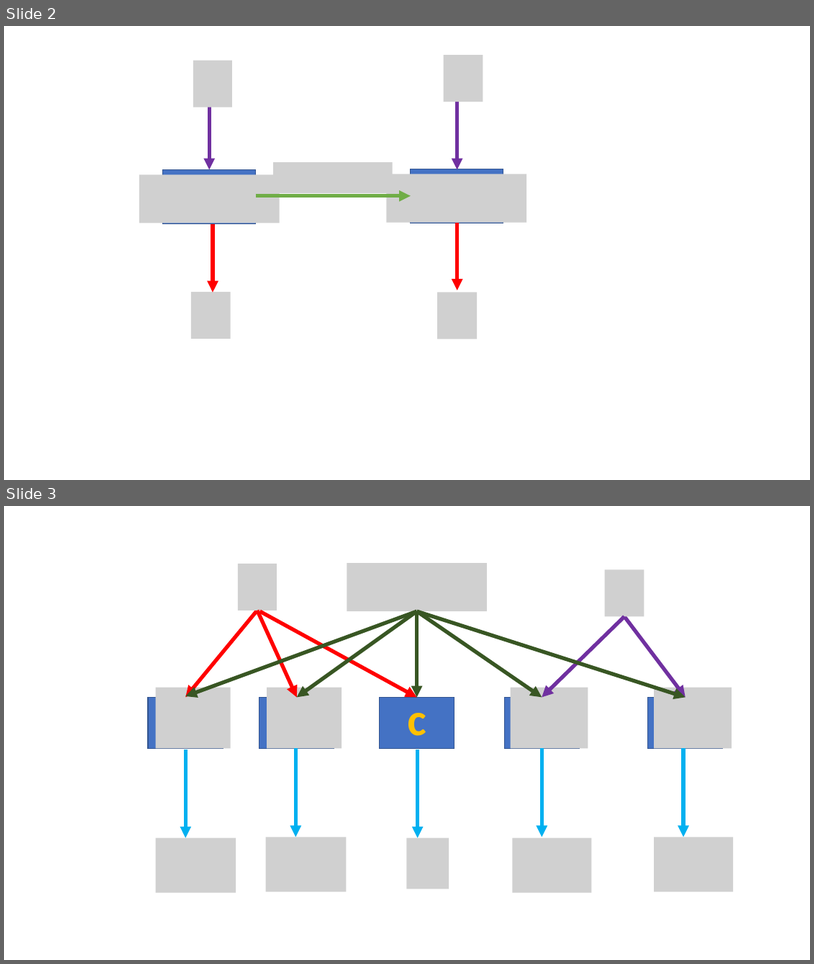
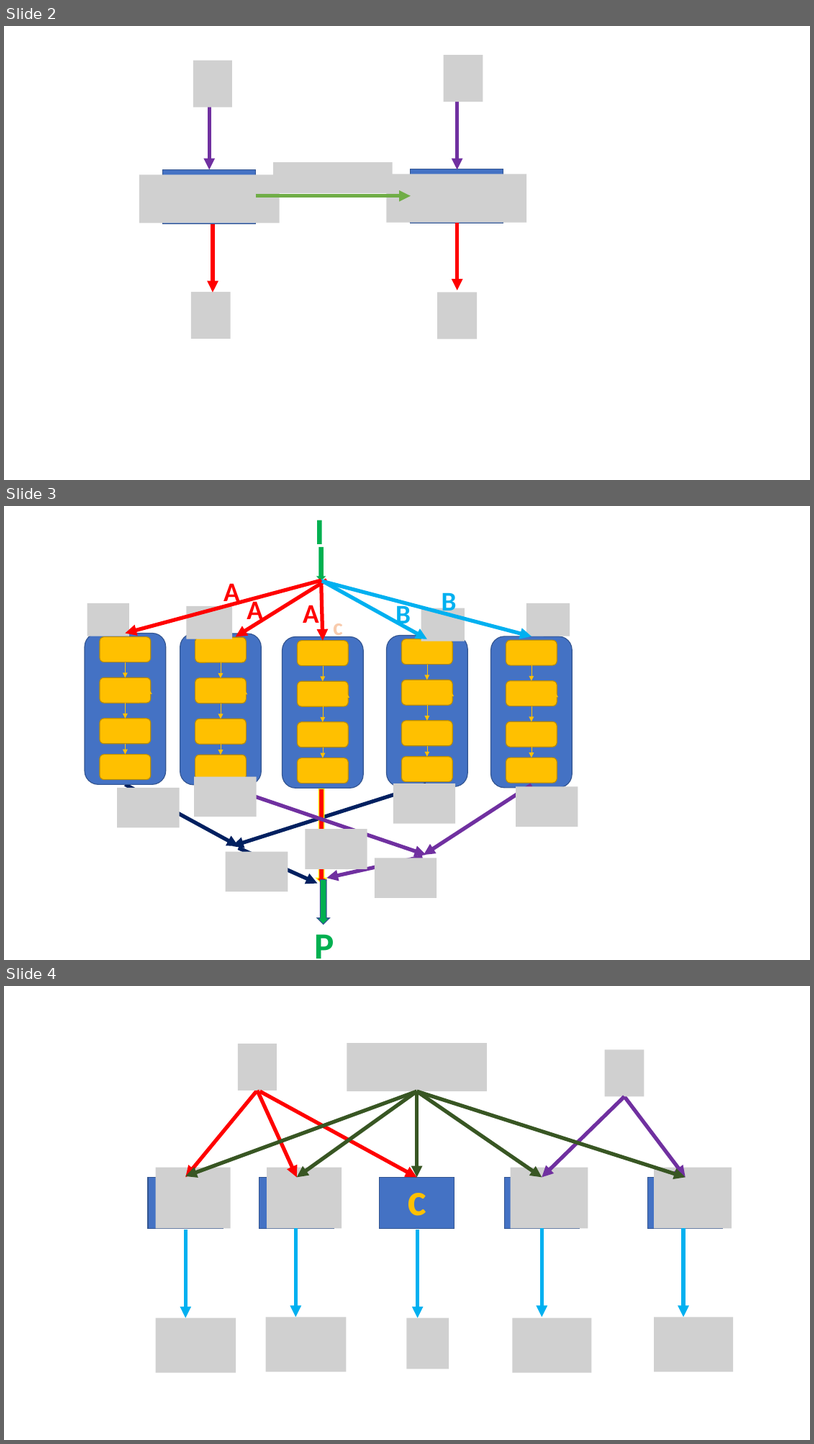
Before and after one commit to pooty3/neural-network-for-nonlocality-in-networks, a slide deck: fypfigs.pptx. Shown one above the other, each under a label of ours: slides 2 and 3 before the commit, slides 2, 3 and 4 after it. The pictures are 814x964 and 814x1444 pixels, drawn with LibreOffice and Linux fonts; fonts in the diff are those of the drawing; grey boxes stand for pictures. Boxes give left, top, right and bottom in pixels: in the first picture for what was removed or moved away, otherwise in the second. Text is boxed around its words. In the diff, an @@ line names an element or a change of style, - is before the commit and + after.

```diff
--- a/fypfigs.pptx
+++ b/fypfigs.pptx
@@ slide 3 added at [4, 506, 810, 960], background #FFFFFF @@
@@ text added at [315, 520, 325, 554], 44 pt, text #00B050, bold @@
+I
@@ down arrow added at [317, 547, 325, 580], fill #00B050, outline #00B050 1 pt @@
@@ arrow added from (322, 580) to (125, 633), #FF0000 4.5 pt @@
@@ text added at [224, 583, 240, 608], 32 pt, text #FF0000, bold @@
+A
@@ arrow added from (327, 580) to (236, 636), #FF0000 4.5 pt @@
@@ arrow added from (322, 580) to (427, 639), #00B0F0 4.5 pt @@
@@ arrow added from (322, 580) to (323, 641), #FF0000 4.5 pt @@
@@ arrow added from (322, 581) to (532, 636), #00B0F0 4.5 pt @@
@@ text added at [442, 588, 457, 618], 32 pt, text #00B0F0, bold @@
+B
@@ group added at [85, 602, 165, 784]: 5 rounded rectangles, 4 arrows, 1 picture @@
@@ group added at [180, 606, 261, 785]: 5 rounded rectangles, 4 arrows, 1 picture @@
@@ text added at [247, 597, 263, 626], 32 pt, text #FF0000, bold @@
+A
@@ text added at [303, 605, 319, 623], 32 pt, text #FF0000, bold @@
+A
@@ text added at [396, 601, 411, 631], 32 pt, text #00B0F0, bold @@
+B
@@ group added at [387, 608, 468, 787]: 5 rounded rectangles, 4 arrows, 1 picture @@
@@ group added at [491, 602, 572, 788]: 5 rounded rectangles, 4 arrows, 1 picture @@
@@ group added at [282, 623, 363, 788]: 5 rounded rectangles, 4 arrows, 1 text @@
+c
@@ arrow added from (125, 784) to (239, 846), #002060 4.5 pt @@
@@ picture added at [194, 777, 256, 816] @@
@@ arrow added from (221, 785) to (426, 854), #7030A0 4.5 pt @@
@@ arrow added from (426, 784) to (232, 846), #002060 4.5 pt @@
@@ picture added at [394, 783, 456, 823] @@
@@ arrow added from (532, 785) to (424, 854), #7030A0 4.5 pt @@
@@ picture added at [117, 788, 180, 827] @@
@@ down arrow added at [316, 788, 327, 883], fill #FF0000, outline #FFFF00 1 pt @@
@@ picture added at [517, 787, 579, 826] @@
@@ picture added at [305, 829, 368, 869] @@
@@ arrow added from (239, 848) to (317, 883), #002060 4.5 pt @@
@@ picture added at [226, 852, 288, 891] @@
@@ arrow added from (422, 856) to (327, 878), #7030A0 4.5 pt @@
@@ picture added at [375, 857, 437, 898] @@
@@ down arrow added at [317, 879, 329, 924], fill #00B050, outline #325491 1 pt @@
@@ text added at [314, 934, 334, 958], 44 pt, text #00B050, bold @@
+P
@@ what was slide 3 is now slide 4 @@
```
Also in this commit, not shown: 24 other files.
